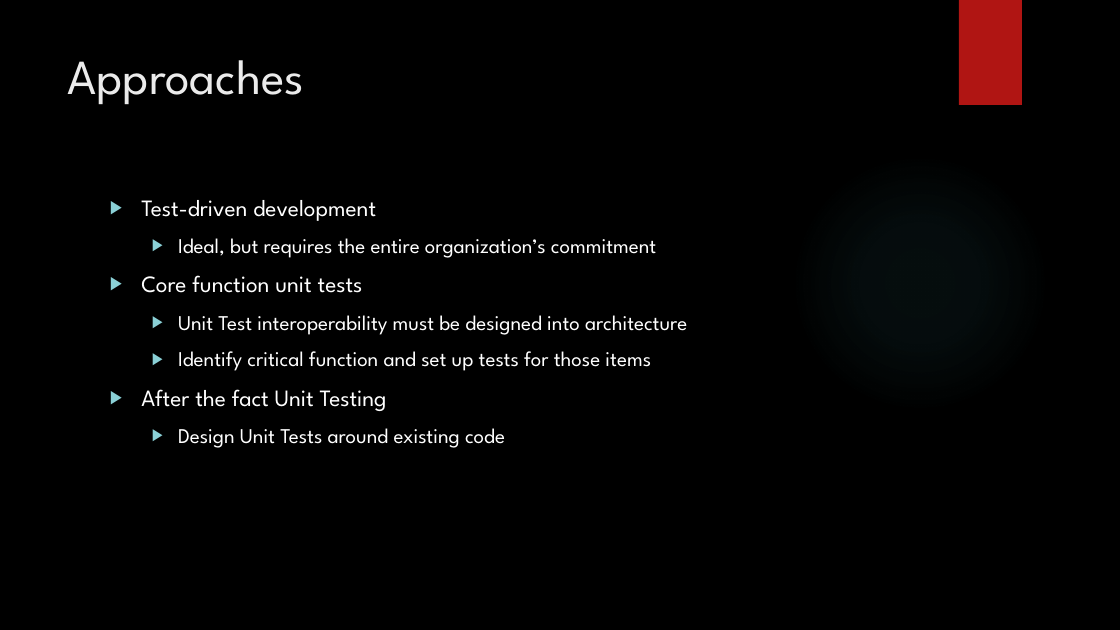
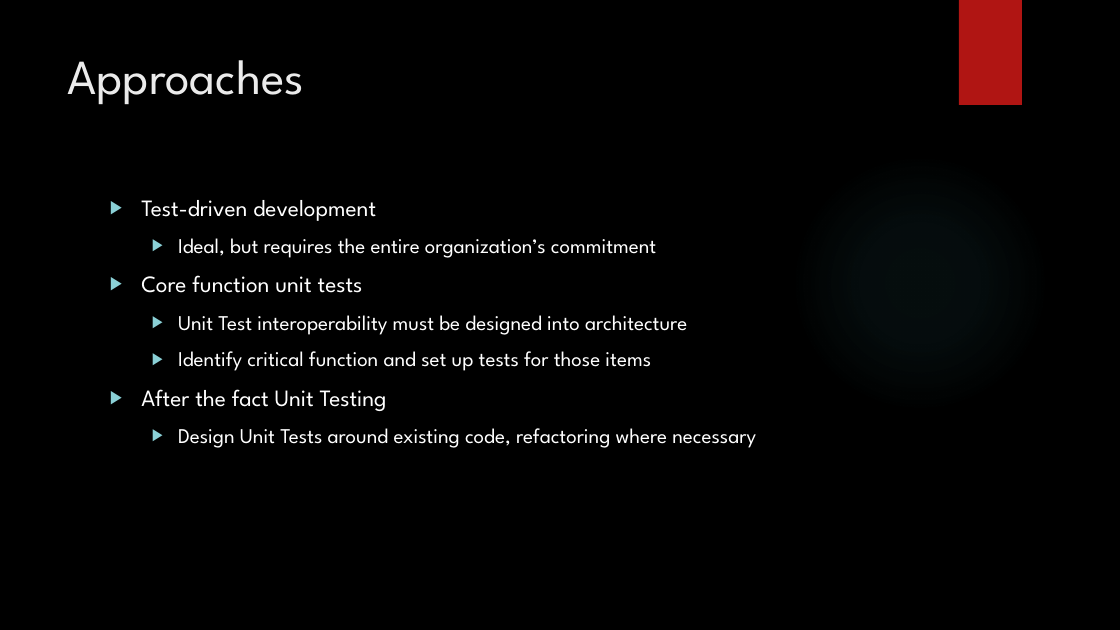
Before and after one commit to aeroradish/dotnet.unittestpresentation, a slide deck: slide 5 of UnitTestPresentation.pptx. Drawn at 1120x630 pixels with LibreOffice and Linux fonts; fonts in the diff are those of the drawing; background and template pictures are left out. Boxes give left, top, right and bottom in pixels: in the first picture for what was removed or moved away, otherwise in the second. Text is boxed around its words. In the diff, an @@ line names an element or a change of style, - is before the commit and + after.

```diff
--- a/UnitTestPresentation.pptx
+++ b/UnitTestPresentation.pptx
@@ text at (x1=178, y1=428, x2=756, y2=448): text changed @@
-  ▶ Design Unit Tests around existing code
+  ▶ Design Unit Tests around existing code, refactoring where necessary
```
Also in this commit, not shown: 2 other slides changed, 7 slides added, 1 other file.
